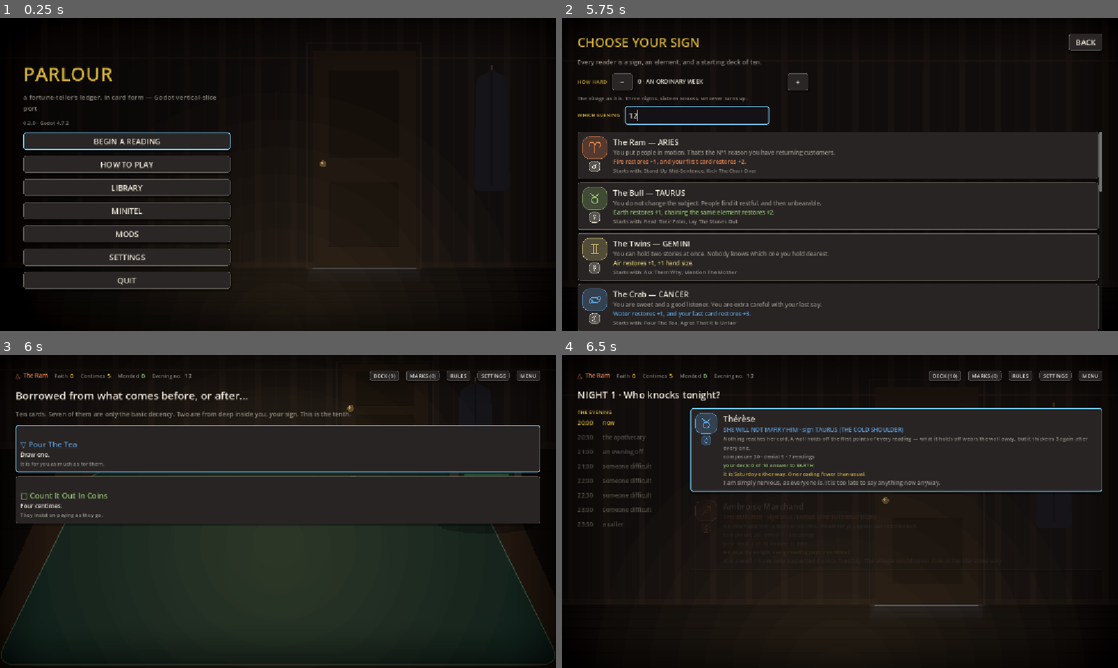
Above: before the commit, frames 1-4 (two rows, left to right).
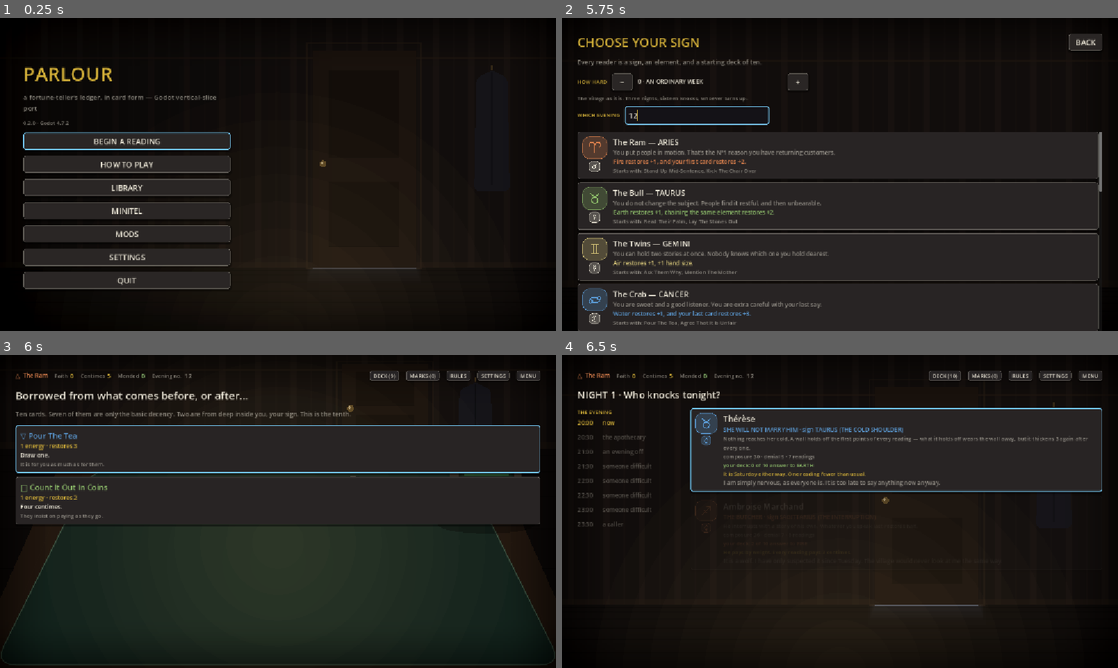
Above: after the commit, the same moments.

Repository: SwanFortune/fortune
Game: Godot game, scene res://scenes/Boot.tscn
Two runs of this game, one before a commit and one after it. Both use one fixed random seed, a clock stepped at 60 frames per second and the inputs below.
Inputs (mouse positions are in pixels of both pictures, inside the frame that each line leads up to):
- Up to frame 1 (0.25 s): no input
- Up to frame 2 (5.75 s): click "BEGIN A READING" at 0.5 s; click (695, 115) at 1.27 s; type "12" at 1.35 s; click "−" at 2 s; click "+" at 2.75 s; click "BACK" at 3.5 s; click "BEGIN A READING" at 4.25 s; click (695, 115) at 5.02 s; type "12" at 5.1 s
- Up to frame 3 (6 s): tap Enter (ui_accept) at 5.75 s; move the mouse to (400, 495) at 5.77 s; hold Right (ui_right) from 5.78 s (still down); hold D (parlour_deck) from 5.78 s (still down); click (400, 495) at 5.92 s
- Up to frame 4 (6.5 s): keep holding Right (ui_right); keep holding D (parlour_deck); tap Enter (ui_accept) at 6.02 s

Frames 1-2 are identical in both runs. In frame 3, 1.7% of the frame differs, in the area x 2-98%, y 24-54%; in frame 4, nothing differs.

Commit message:
Say what a card costs before asking anyone to keep it
Kept rendering screens. The reward and shop rows carried the name, whatever
extra rule the card had, and the flavour -- and not the two numbers that define
a card. Rules.auto_text() only describes what a card does BEYOND restoring, so
the cost and the base restore appeared nowhere on the screen where you choose
which card joins your deck for the rest of the run. The most consequential
decision in a deckbuilder, made blind.

A plain card was worse. With no extra rule its rules line came out empty and
was printed anyway, so the row read: a name, a blank, and a line of flavour --
which looks exactly like a card whose text failed to load.

Now "1 energy · restores 4", and panel_button drops an empty line instead of
printing it. That second half is central rather than at the call site because
these rows are built by appending whatever a card or a mark happens to have,
and a gap that reads as something missing is what a player would report it as.

THE DRAWN FACE WAS TRIED FIRST and is the nicer object -- it is what the card
will look like in hand, cost top-left and restore top-right, where the player
will look for them from then on. It is also 158 pixels tall, and three of them
pushed the third reward below the fold. A choice screen whose options cannot be
compared at once is a worse problem than the one being fixed, so: a line.

What survived from that attempt is worth keeping. card_face() now separates
`enabled` from `interactive`: enabled false is a card you cannot afford, greyed
and saying so; interactive false is a card only being SHOWN. The deck panel
used enabled faces as illustrations, so its ten cards were ten focus stops that
did nothing when pressed, standing between a keyboard player and CLOSE -- which
is now what focus lands on.

And one test needed correcting rather than fixing. It read the tooltip of
whatever had focus and called it "the focused card", which was true until
focus_first gained its fallback: with no energy left there is no focusable card,
the screen now correctly focuses the header instead, and the test reported that
a card carried no text when it was reading a header chip. It sets up the state
it is actually about -- enough energy for one card -- rather than hoping for it.

Full suite green, test_scenes five times over. Both new guards stubbed and
watched go red.

Co-Authored-By: Claude Opus 5 <noreply@anthropic.com>
Claude-Session: https://claude.ai/code/session_01J6RRrwyn3hcGZTmEVan3Un

Diff:
--- a/godot/scenes/PickScreen.gd
+++ b/godot/scenes/PickScreen.gd
@@ -63,6 +63,22 @@
 		var el_c: Color = UIKit.el_color(c["el"]) if c.get("el") != null else UIKit.DIM
 		lines.append([I18n.t(str(o.get("kind", ""))), 11, UIKit.GOLD])
 		lines.append([UIKit.card_summary(c), 16, el_c])
+		# WHAT IT COSTS AND WHAT IT RESTORES WERE NOWHERE ON THIS SCREEN. The
+		# rows carried the name, the extra rule and the flavour — and the two
+		# numbers that define a card were not among them, because auto_text()
+		# only describes what a card does BEYOND restoring. So the single most
+		# consequential decision in the game, which card goes into your deck for
+		# the rest of the run, was made without them. A plain card with no extra
+		# rule was worse still: its rules line came out empty, so the row said a
+		# name, a blank, and a line of flavour.
+		#
+		# A line, not the drawn face. The face was tried first and is the nicer
+		# object — it is what the card will look like in the hand — but it is 158
+		# pixels tall, and three of them pushed the third reward below the fold.
+		# A choice screen whose options cannot be seen at once is a worse problem
+		# than the one being fixed.
+		lines.append([I18n.t("%s energy · restores %s") % [
+			c.get("cost", 0), c.get("f", 0)], 12, UIKit.GOLD])
 		lines.append([UIKit.card_text(c), 12, UIKit.INK])
 		if c.get("fl", "") != "":
 			lines.append([c["fl"], 11, UIKit.DIM])
--- a/godot/scenes/RunHeader.gd
+++ b/godot/scenes/RunHeader.gd
@@ -270,7 +270,11 @@
 		names.sort()
 		for n in names:
 			var box := UIKit.vbox(2)
-			box.add_child(UIKit.card_face(first[n], func(): pass, true))
+			# Shown, not pressable. These were focusable and did nothing when
+			# pressed, so a keyboard player paging through a ten-card deck met
+			# ten dead stops before reaching CLOSE — which is now what focus
+			# lands on when the overlay opens.
+			box.add_child(UIKit.card_face(first[n], Callable(), true, false))
 			var count_l := UIKit.label("x%d" % counts[n], 12, UIKit.GOLD if counts[n] > 1 else UIKit.DIM)
 			count_l.horizontal_alignment = HORIZONTAL_ALIGNMENT_CENTER
 			box.add_child(count_l)
--- a/godot/scenes/UIKit.gd
+++ b/godot/scenes/UIKit.gd
@@ -601,6 +601,14 @@
 	var v := vbox(2)
 	for entry in lines:
 		var text: String = entry[0]
+		# An empty line is a line NOT PRINTED, not a blank one. Callers build
+		# these rows by appending whatever a card or a mark happens to have, and
+		# a plain card — one with no rule beyond restoring — yields an empty
+		# rules string. Printed, that is a visible gap between the price and the
+		# flavour that reads as something missing, which is exactly what a player
+		# would report it as.
+		if text.strip_edges() == "":
+			continue
 		var size: int = entry[1] if entry.size() > 1 else 14
 		var color: Color = entry[2] if entry.size() > 2 else INK
 		v.add_child(block(text, size, color))
@@ -1416,10 +1424,6 @@
 const CARD_FACE_SIZE := Vector2(122, 158)
 
 
-## The card face at the current text scale. A fixed 122x158 with 30% larger
-## type in it clips the name, so the card grows with the words — checked
-## visually at both ends of the range, which is the only way this kind of thing
-## is ever actually checked.
 ## How much bigger a card is at the current interface size. Less than the text
 ## scale itself (four fifths of it): the words inside a card have to grow with
 ## the setting, but a card that grew at the full rate would leave no table.
@@ -1432,8 +1436,13 @@
 	return lerpf(1.0, text_scale, 0.8)
 
 
+## The card face at the current text scale. A fixed 122x158 with 30% larger
+## type in it clips the name, so the card grows with the words — checked
+## visually at both ends of the range, which is the only way this kind of thing
+## is ever actually checked.
 static func card_face_size() -> Vector2:
 	return CARD_FACE_SIZE * card_scale()
+
 
 ## A fixed-size card face for the hand fan — cost top-left, base restore
 ## top-right, name centered, element-colored border; the full mechanic text,
@@ -1443,7 +1452,16 @@
 ## is a tooltip") more closely than the roomy panel_button rows PickScreen
 ## and the pre-fan hand list use — those stay as they are; a reward/shop
 ## choice benefits from full text visible, a hand fan does not.
-static func card_face(c: Dictionary, on_pressed: Callable, enabled: bool = true) -> Control:
+## `enabled` and `interactive` are two different things and were one. `enabled`
+## false is a card you cannot afford: greyed, and it says so. `interactive`
+## false is a card that is only being SHOWN — the deck list is the whole of it
+## today — at full strength, but taking neither the pointer nor the focus.
+##
+## Without the second, a face used as an illustration is in the keyboard's way:
+## the ten cards in the deck panel were ten focus stops that did nothing when
+## pressed, standing between the player and the CLOSE button.
+static func card_face(c: Dictionary, on_pressed: Callable, enabled: bool = true,
+		interactive: bool = true) -> Control:
 	var wrap := PanelContainer.new()
 	wrap.custom_minimum_size = card_face_size()
 	var el = c.get("el")
@@ -1465,7 +1483,11 @@
 		el_c if enabled else Color(el_c, 0.35), 2, 8, 1.0 if enabled else 0.0)
 	wrap.add_theme_stylebox_override("panel", style)
 
-	make_interactive(wrap, style, on_pressed, enabled)
+	if interactive:
+		make_interactive(wrap, style, on_pressed, enabled)
+	else:
+		wrap.mouse_filter = Control.MOUSE_FILTER_IGNORE
+		wrap.focus_mode = Control.FOCUS_NONE
 
 	var v := vbox(4)
 	var top := hbox(0)
--- a/godot/tests/test_scenes.gd
+++ b/godot/tests/test_scenes.gd
@@ -184,6 +184,7 @@
 	await _test_look_settings_reach_a_built_screen()
 	await _test_the_hand_stays_on_screen()
 	await _test_a_spent_reading_can_still_be_played()
+	await _test_an_offered_card_shows_its_price()
 	await _visit_scene("settings", "res://scenes/SettingsMenu.tscn")
 	await _visit_scene("library", "res://scenes/Library.tscn")
 
@@ -622,6 +623,19 @@
 		if not laid_one:
 			break
 	f = run.state["f"]
+	# AND ENOUGH ENERGY LEFT FOR ONE OF THEM. Leaving a card in hand is not
+	# enough to have a card to focus: an unaffordable card is disabled, and a
+	# disabled control cannot take focus. Since focus_first gained a fallback,
+	# the screen correctly puts focus on the header instead — so this test, which
+	# is about a CARD's text being reachable without a mouse, was reading the
+	# tooltip of a header chip and reporting that the card carried no text.
+	# The state it is about is one where a card can be focused, so it is set up
+	# rather than hoped for.
+	var cheapest := 99
+	for c in f["hand"]:
+		cheapest = mini(cheapest, int(c.get("cost", 0)))
+	if not f["hand"].is_empty() and int(f["energy"]) < cheapest:
+		f["energy"] = cheapest
 	var sim: Dictionary = rules.simulate(run.run_ctx(), f)
 	var room: int = maxi(0, int(f["max"]) - maxi(0, int(f["hp"])))
 	var expect_land: int = mini(int(sim.get("applied", 0)), room)
@@ -1327,6 +1341,69 @@
 		print("--- a reading with the energy spent still has somewhere to put focus (%d checked) ---" % checked)
 
 
+## A CARD YOU ARE OFFERED SAYS WHAT IT COSTS AND WHAT IT RESTORES.
+##
+## The reward and shop rows carried the name, whatever extra rule the card had,
+## and the flavour — and not the two numbers that define it. Rules.auto_text()
+## only describes what a card does BEYOND restoring, so a plain card had an
+## empty rules line and the row read: a name, a blank, and a line of flavour.
+## Choosing which card joins your deck for the rest of the run is the most
+## consequential decision in a deckbuilder, and it was being made blind.
+##
+## Checked against the CONTENT, not against the screen's own idea of itself: the
+## numbers on the row have to be the ones in the card dictionary, which is what
+## makes this fail if the face is dropped, greyed out, or wired to the wrong
+## card. And checked on a plain card specifically — one with no extra rule is
+## the case that was worst and the one a sample of three might well miss.
+func _test_an_offered_card_shows_its_price() -> void:
+	var plain := {}
+	for c in content.cards_minor:
+		if str(c.get("a", "")) == "" and not c.has("text") and int(c.get("cost", 0)) > 0:
+			plain = c
+			break
+	if plain.is_empty():
+		printerr("FAIL: precondition — no plain card in the content to offer")
+		return
+
+	run.state = run.fresh("offer")
+	run.pick_reader(0)
+	run.take_pick(0)
+	# One option, and it is the card whose numbers we know.
+	run.state["pick"] = {
+		"head": "", "title": "Take one", "kind": "reward", "body": "",
+		"opts": [{"card": plain.duplicate(true), "kind": "", "cost": 0}],
+		"skippable": true,
+	}
+	run.state["screen"] = "pick"
+
+	var instance: Node = load("res://scenes/PickScreen.tscn").instantiate()
+	root.add_child(instance)
+	for i in 4:
+		await process_frame
+	# ONE line carrying BOTH numbers, rather than either digit appearing loose
+	# somewhere on a screen that also holds a coin purse and a faith score. Not
+	# matched on the wording, so rephrasing the line — or translating it — does
+	# not break this; what is asserted is that the card's own cost and restore
+	# reach the player together.
+	var cost := str(plain.get("cost", 0))
+	var restore := str(plain.get("f", 0))
+	var said := ""
+	for node in _all_of(instance, []):
+		if node is Label:
+			var text: String = (node as Label).text
+			if text.contains(cost) and text.contains(restore):
+				said = text
+				break
+	instance.queue_free()
+	await process_frame
+
+	if said == "":
+		printerr("FAIL: '%s' costs %s and restores %s, and no line on the offer says both"
+			% [plain.get("n", "?"), cost, restore])
+	else:
+		print("--- a card you are offered says what it costs and what it restores ('%s') ---" % said.strip_edges())
+
+
 ## Builds the main menu under the given look settings and reports the first
 ## Label's font size and colour.
 func _sample_label(scale: float, high_contrast: bool) -> Dictionary:
